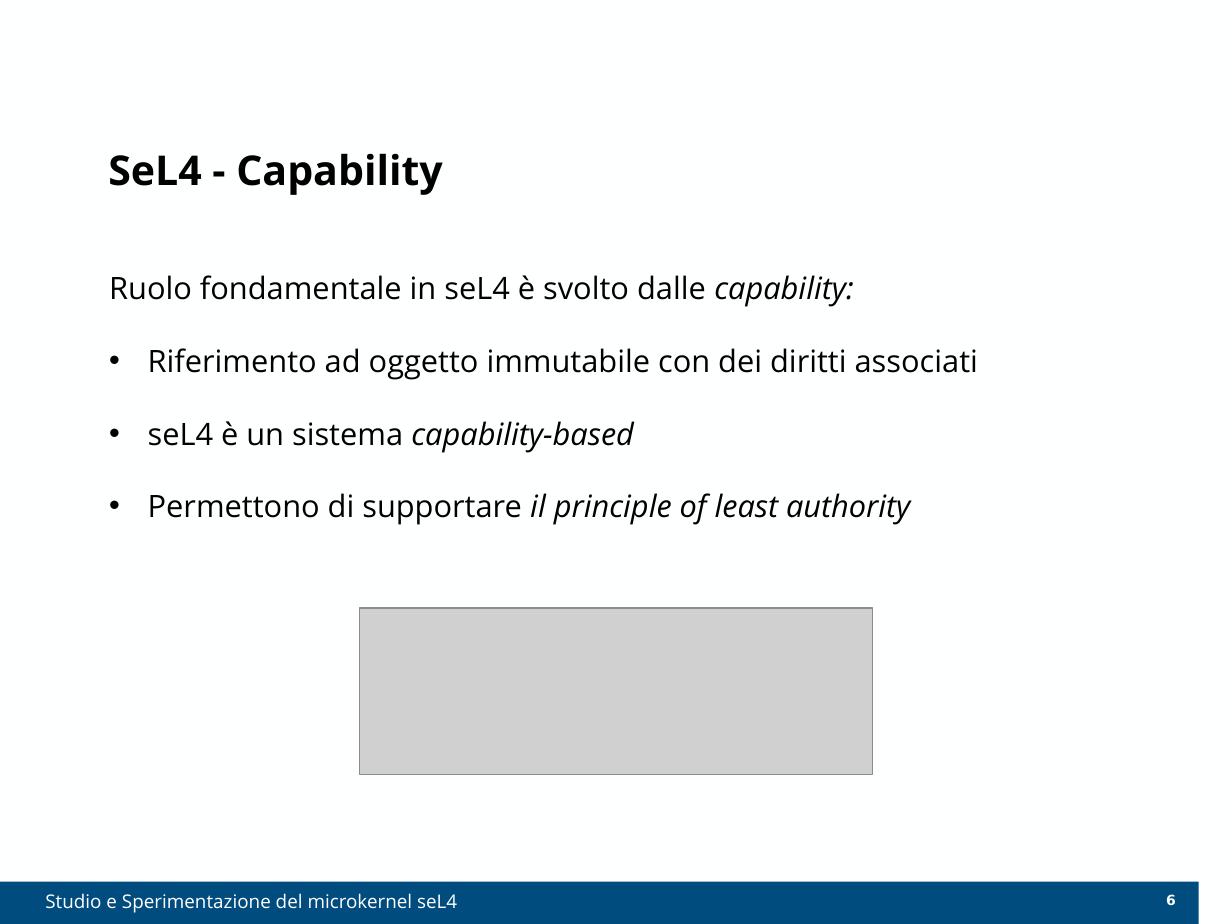
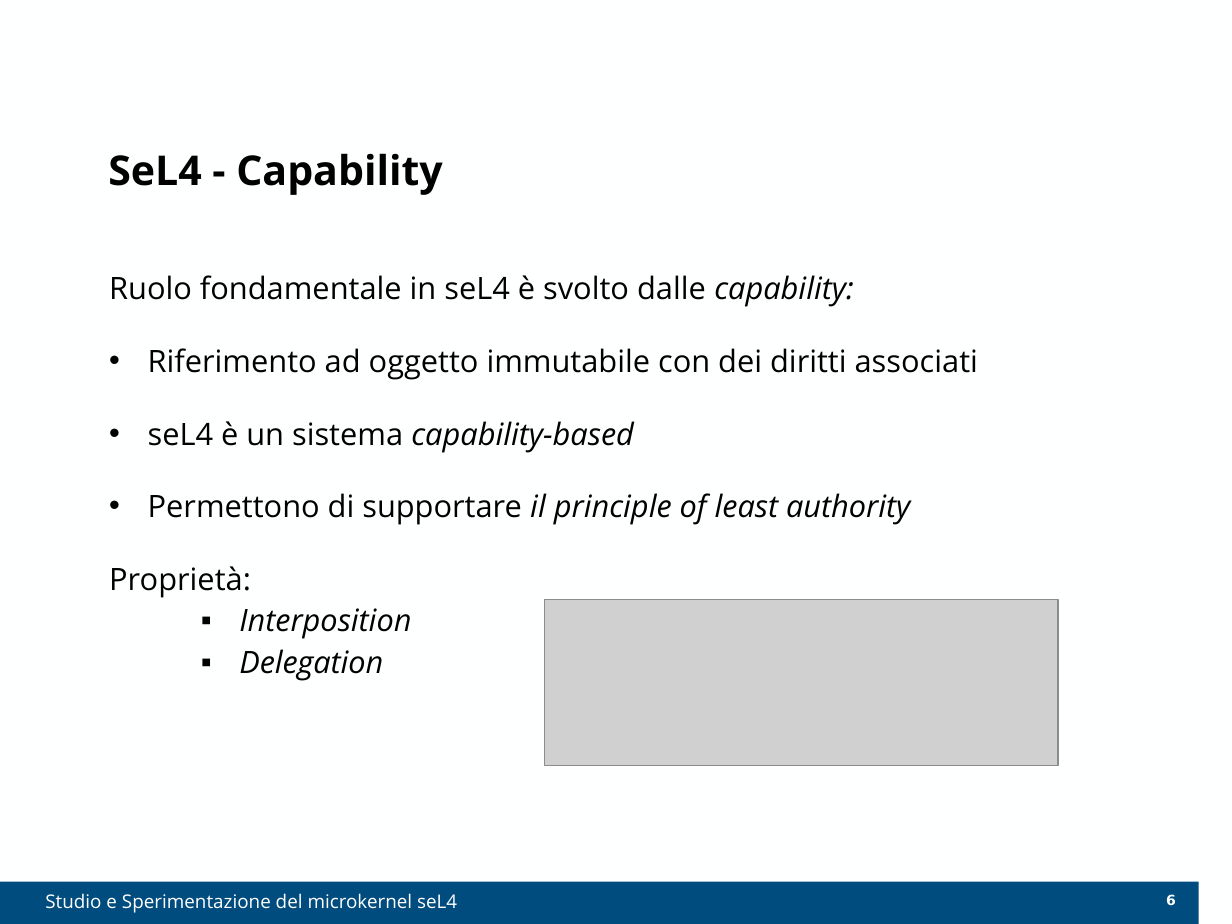
Before and after one commit to Elia-dev/Tesi, a slide deck: slide 6 of Presentazione.pptx. Drawn at 1232x924 pixels with LibreOffice and Linux fonts; fonts in the diff are those of the drawing; grey boxes stand for pictures; background and template pictures are left out. Boxes give left, top, right and bottom in pixels: in the first picture for what was removed or moved away, otherwise in the second. Text is boxed around its words. In the diff, an @@ line names an element or a change of style, - is before the commit and + after.

Commit message:
Presentazione

```diff
--- a/Presentazione.pptx
+++ b/Presentazione.pptx
@@ text at (109, 566, 411, 681): paragraphs added @@
+Proprietà:
+  ▪ Interposition
+  ▪ Delegation
@@ picture: place and size @@
-picture at (360, 609, 873, 775)
+picture at (545, 600, 1058, 766)
```
Also in this commit, not shown: 2 other slides changed, 4 slides added.
